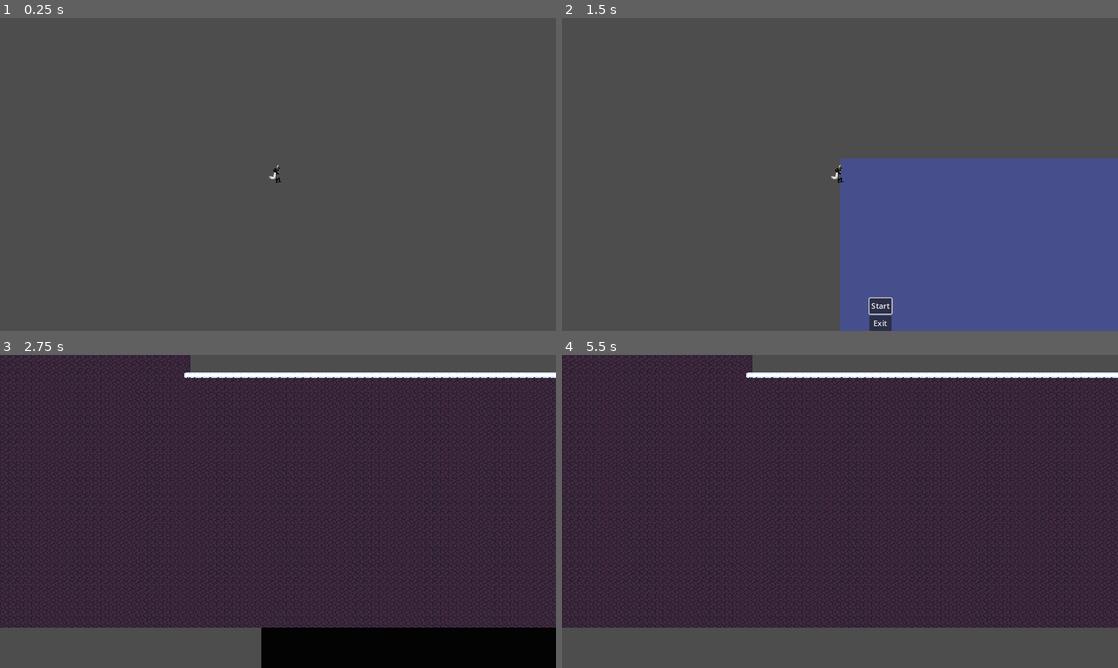
Above: before the commit, frames 1-4 (two rows, left to right).
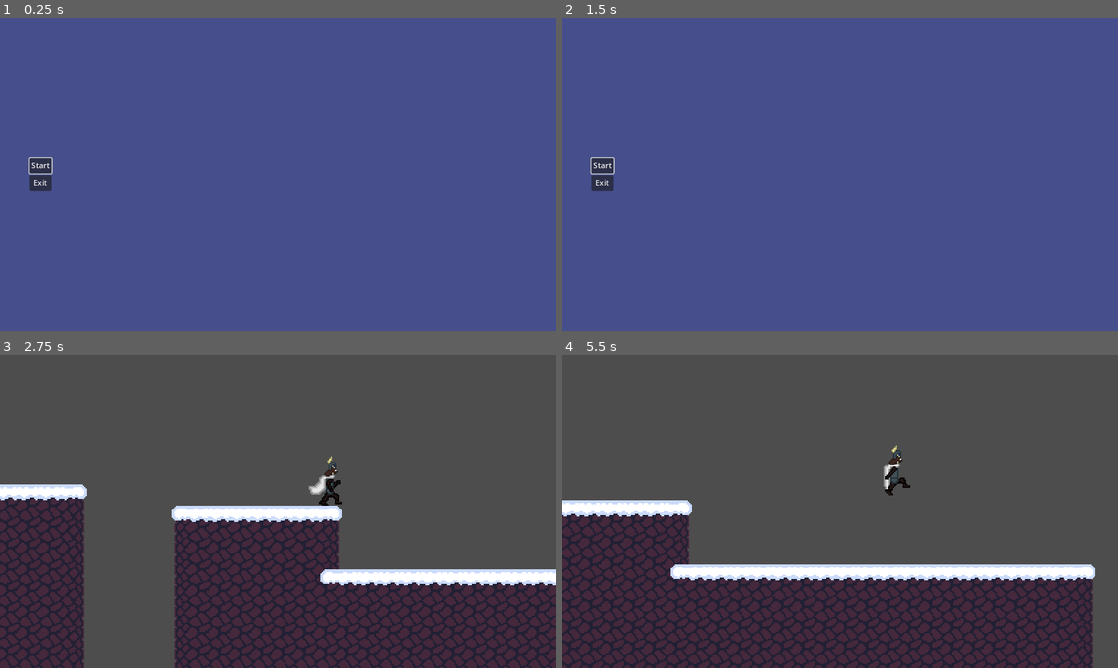
Above: after the commit, the same moments.

Repository: Tooffeer/1st-Semester-Creative-Project
Game: Godot game, scene res://Scenes/Main/main.tscn
The game is run twice, just before and just after one commit, with the same random seed, the same clock (stepped at 60 frames per second) and the same inputs.
Inputs (mouse positions are in pixels of both pictures, inside the frame that each line leads up to):
- Up to frame 1 (0.25 s): no input
- Up to frame 2 (1.5 s): click (600, 165) at 0.5 s, where only the run after the commit has a clickable "Start"; click (600, 165) at 1.25 s, where only the run after the commit has a clickable "Start"
- Up to frame 3 (2.75 s): tap Enter (ui_accept) at 2 s; hold D (right) from 2.03 s (still down); tap Space (jump) at 2.27 s
- Up to frame 4 (5.5 s): tap Space (jump) at 3.02, 4.52, 5.27 s; release D (right) at 3.53 s; hold A (left) 3.53-4.28 s; hold D (right) from 4.28 s (still down)

The runs differ from the first frame. In frame 1, 100% of the frame differs, in the area x 0-100%, y 0-100%; in frame 2, 73%; in frame 3, 83%; in frame 4, 86%.

Commit message:
Fixed Player Falling from Sky
thats it

Diff:
--- a/1st Semester Creative Project/Scenes/Game/game.tscn
+++ b/1st Semester Creative Project/Scenes/Game/game.tscn
@@ -8,3 +8,8 @@
 [node name="CameraAnchor" type="Node2D" parent="."]
 
 [node name="Camera2D" type="Camera2D" parent="CameraAnchor"]
+zoom = Vector2(2.75, 2.75)
+rotation_smoothing_enabled = true
+drag_horizontal_enabled = true
+drag_vertical_enabled = true
+drag_top_margin = 0.3
--- a/1st Semester Creative Project/Scenes/Main/main.gd
+++ b/1st Semester Creative Project/Scenes/Main/main.gd
@@ -14,7 +14,6 @@
 func _ready():
 	start.grab_focus()
 	level_1_button.hide()
-	loadScene(gameScene, self)
 
 # Called every frame. 'delta' is the elapsed time since the previous frame.
 func _process(_delta):
@@ -35,6 +34,7 @@
 
 func _on_level_1_pressed():
 	# Load level 1, added to gamescene
+	loadScene(gameScene, self)
 	loadScene(level_1, gameScene)
 
 	# Hide title for now
